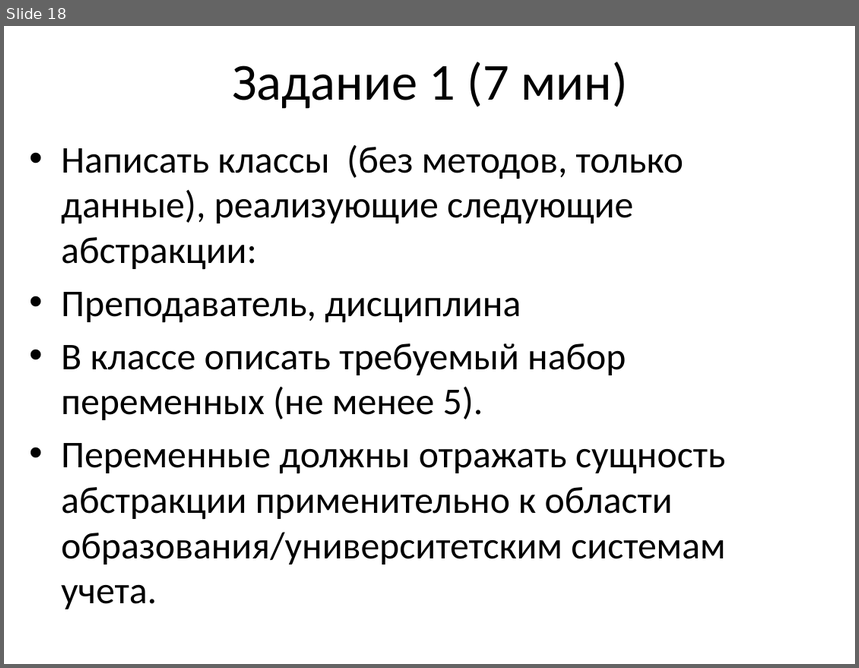
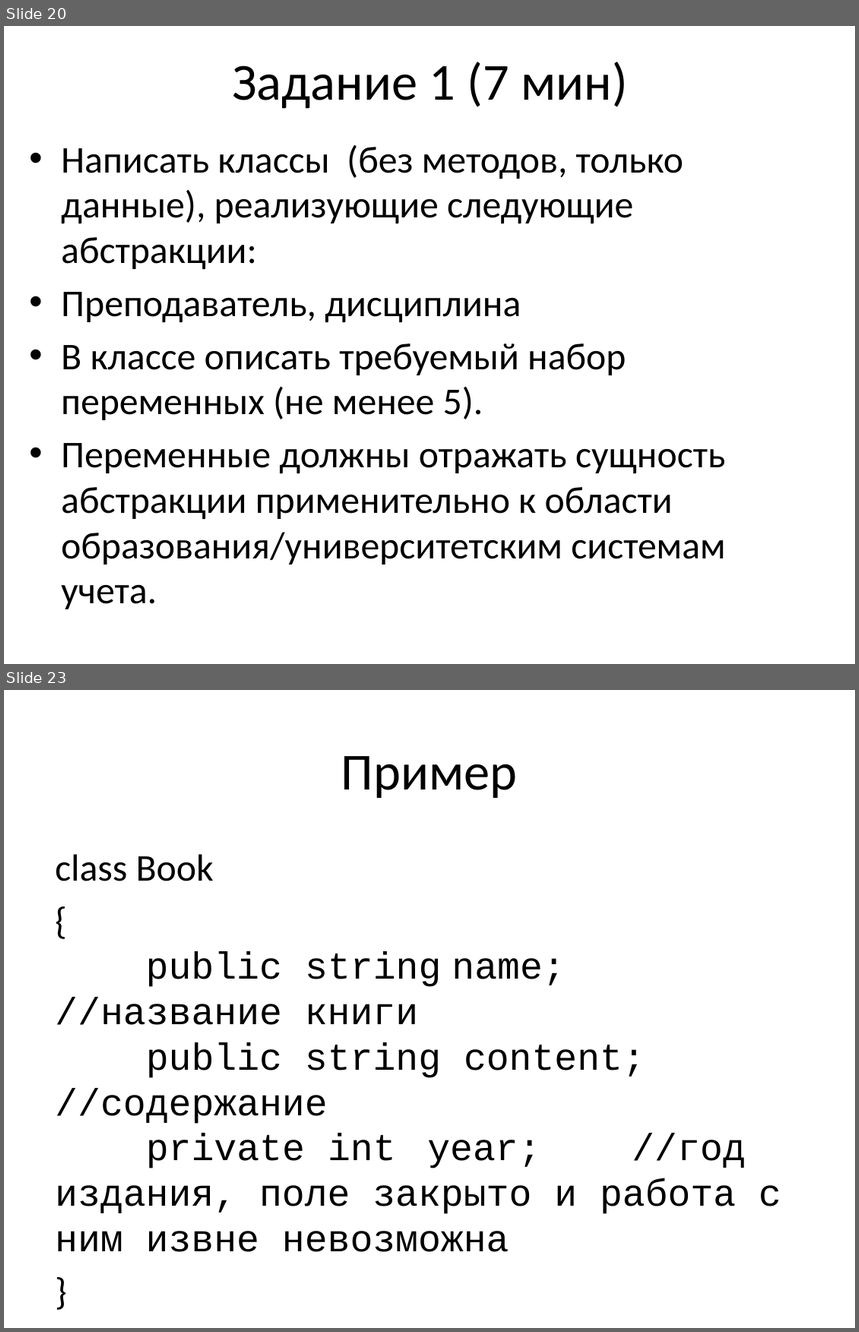
Before and after one commit to blockin90/lec_prog, a slide deck: Лекция 1 - ООП, модификатор доступа.pptx. Shown one above the other, each under a label of ours: slide 18 before the commit, slides 20 and 23 after it; the slides between them are not shown. The pictures are 859x668 and 859x1332 pixels, drawn with LibreOffice and Linux fonts; fonts in the diff are those of the drawing. Boxes give left, top, right and bottom in pixels: in the first picture for what was removed or moved away, otherwise in the second. Text is boxed around its words. In the diff, an @@ line names an element or a change of style, - is before the commit and + after.

```diff
--- a/Лекция 1 - ООП, модификатор доступа.pptx
+++ b/Лекция 1 - ООП, модификатор доступа.pptx
@@ slide 23 added at box(4, 690, 855, 1328), background #FFFFFF @@
@@ title added at box(341, 756, 518, 798), 44 pt, text #000000 @@
+Пример
@@ text added at box(55, 854, 781, 1252), 32 pt, text #000000 @@
+class Book
+{
+public string name; //название книги
+public string content; //содержание
+private int year; //год издания, поле закрыто и работа с ним извне невозможна
+}
@@ what was slide 18 is now slide 20 @@
```
Also in this commit, not shown: 8 slides changed, 6 other slides added, 3 slides removed, 3 other files.
